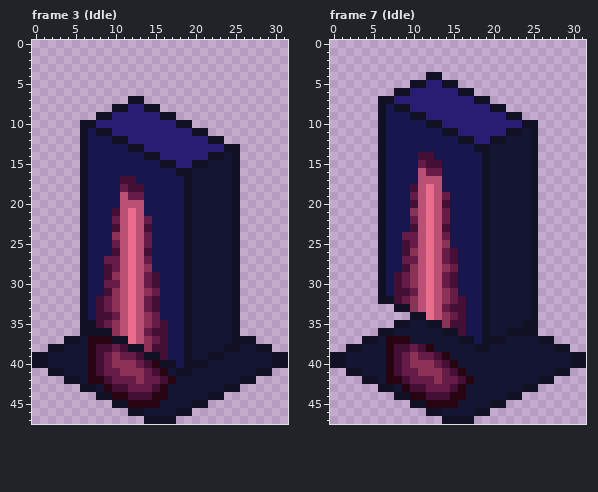
Pixel-art file, stored at assets/animations/src/monolith-1.ase. Above: the version before the commit.
32x48 pixels, 10 frames. Shown: frame 3 (Idle), frame 7 (Idle). The commit also changed other frames, which this record leaves out.
After:
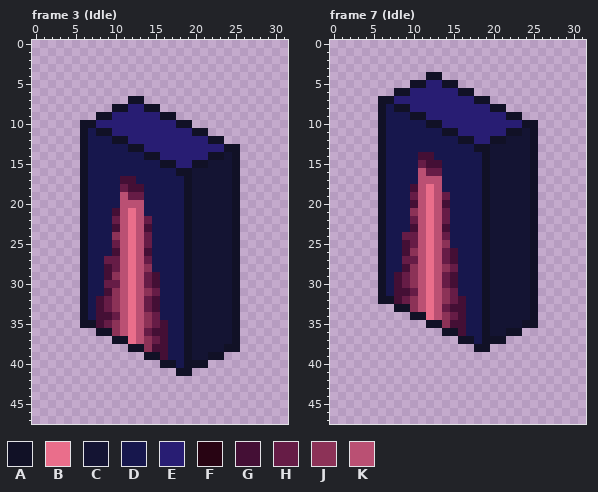
Palette (. is transparent): A #111126  B #ea6e8b  C #141433  D #17174d  E #281d73  F #280413  G #440f35  H #661c46  J #8c3257  K #ba5073
Message: assets: adjust monolith-1 and document LibreSprite export sprite sheet feature
Changes in this commit:
layer "Ground" now hidden
layer "Light" now hidden
Changed rows in their new state; - is an unchanged pixel.
Frame 3 (Idle):
first column x 0:
36 ------..------------------------
37 ----......----------------..----
38 --..........--------------....--
39 ..............----------........
40 ................------..........
41 --................--..........--
42 ----........................----
43 ------....................------
44 --------................--------
45 ----------............----------
46 ------------........------------
47 --------------....--------------
Frame 7 (Idle):
first column x 0:
35 --------....--------------------
36 ------........----------..------
37 ----............------......----
38 --................--..........--
39 ................................
40 ................................
41 --............................--
42 ----........................----
43 ------....................------
44 --------................--------
45 ----------............----------
46 ------------........------------
47 --------------....--------------
Changed places in both pictures, as pixel boxes (x1, y1, x2, y2):
erased: (32, 328, 288, 424)
erased: (330, 320, 586, 424)
